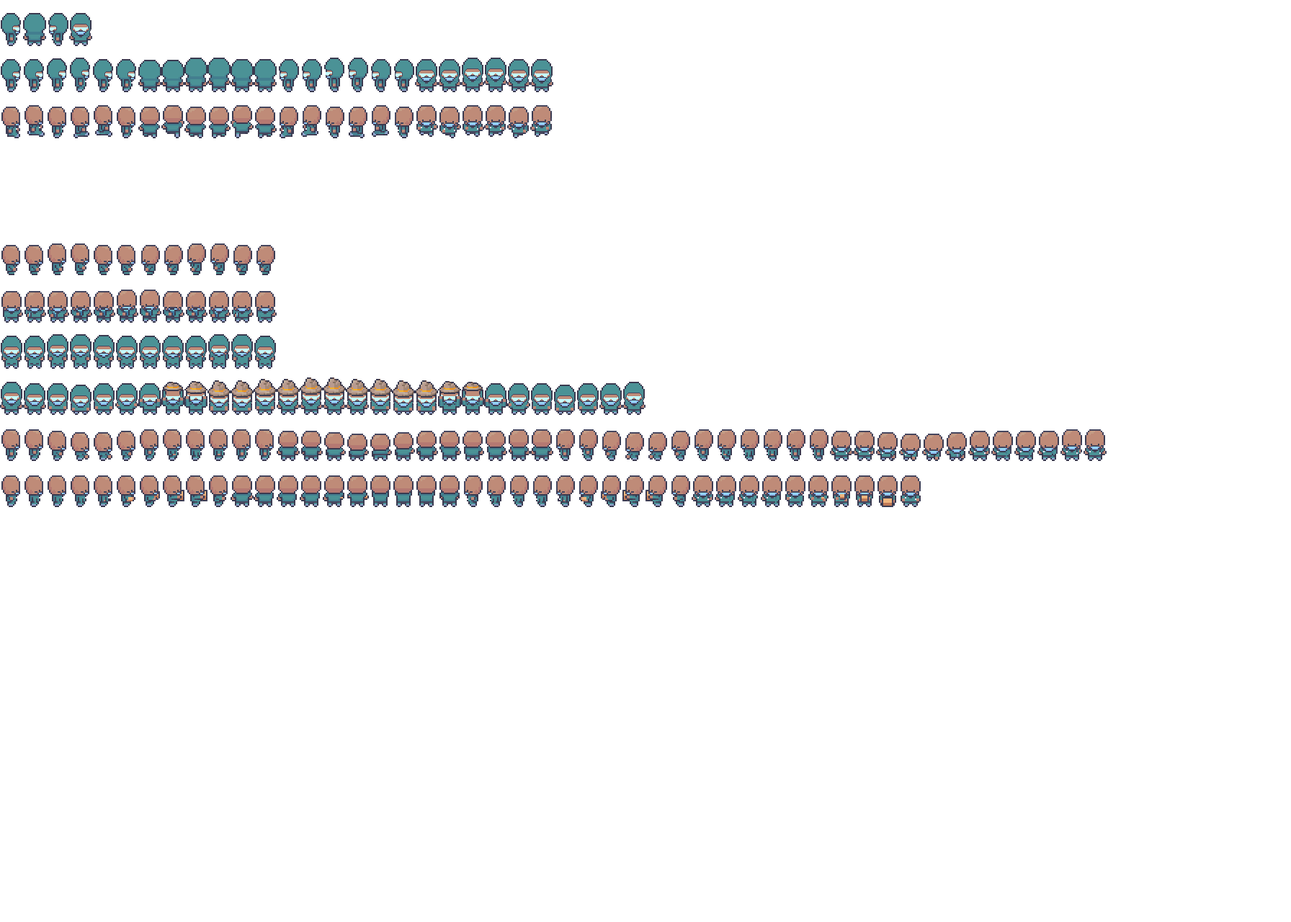
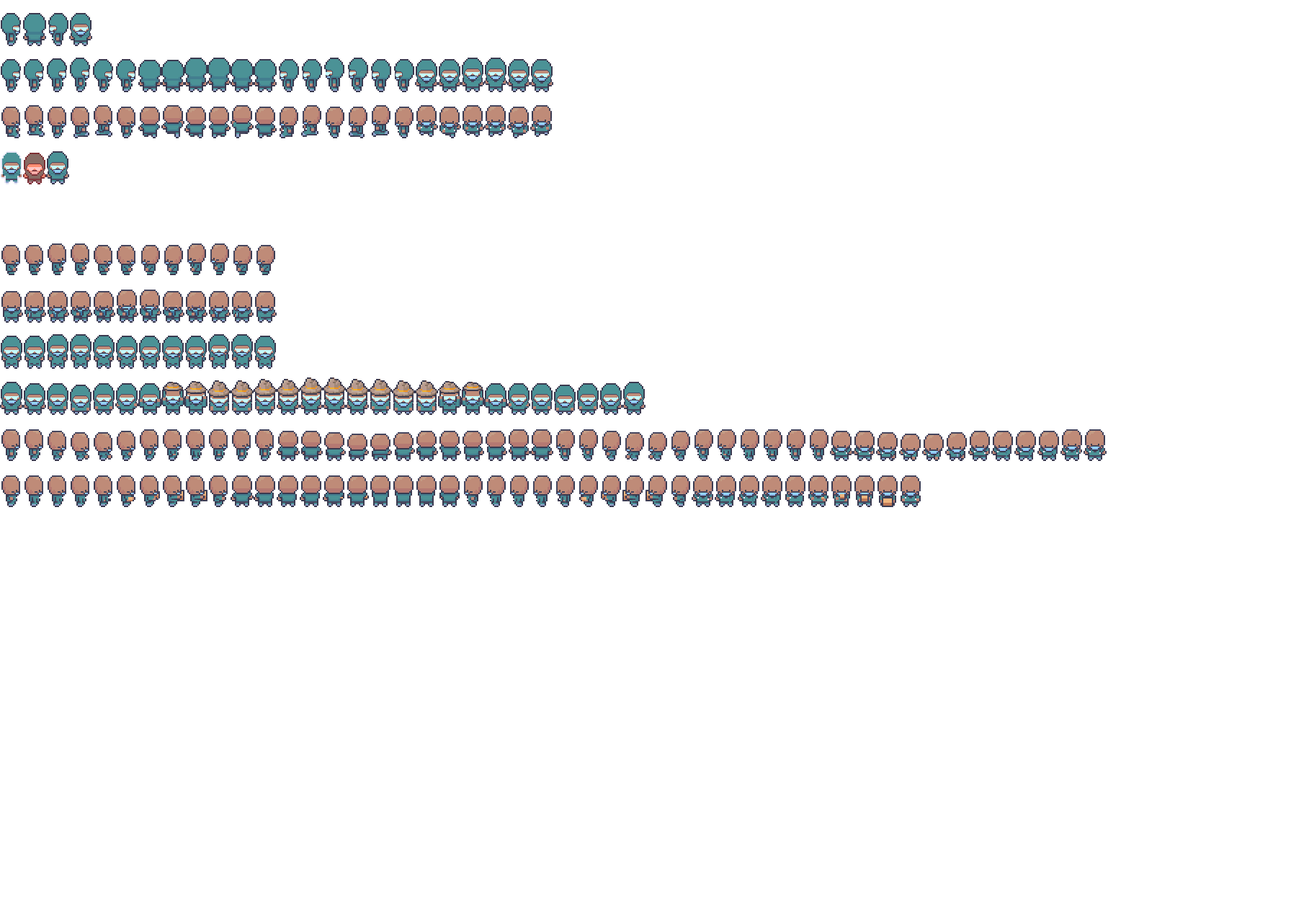
The second 1291px x 922px image is a revision of the first. Changes to its layers:
painted on "Copy of Background" over [0, 151, 70, 185]
added layer "found_out" above "Background" over [0, 151, 70, 185]
